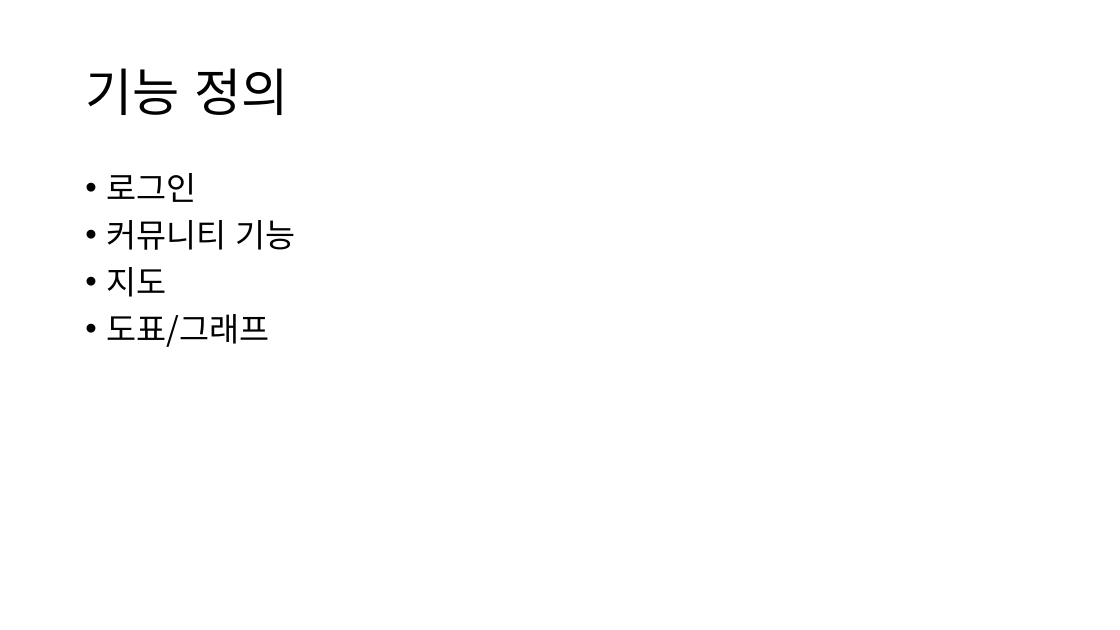
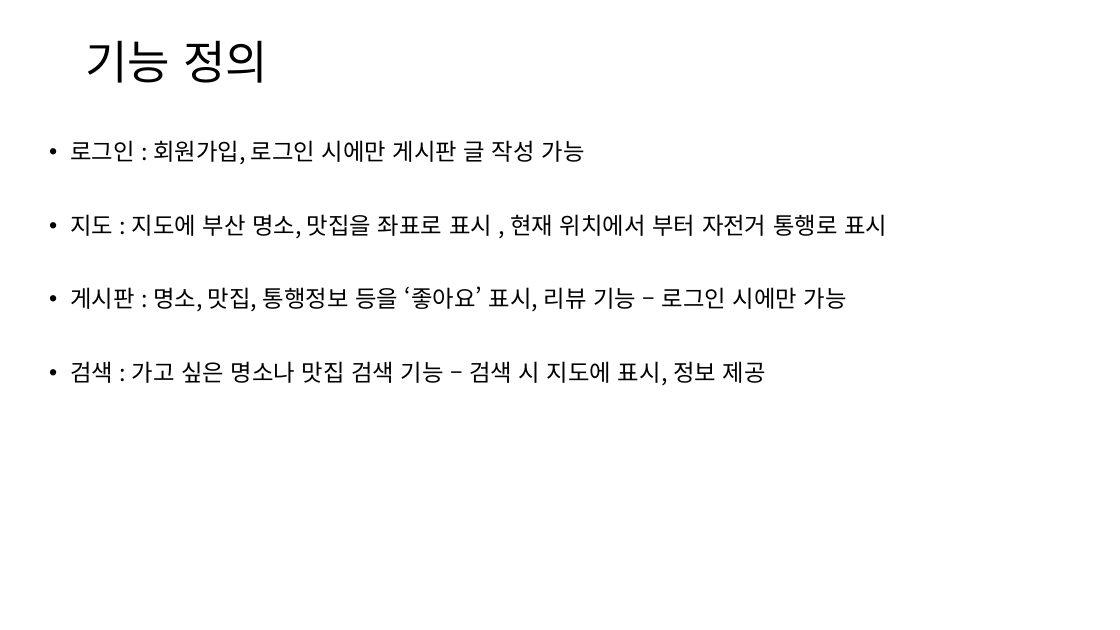
Before and after one commit to hahahahohohoho/mini_project, a slide deck: slide 3 of 빅데이터프로젝트계획서.pptx. Drawn at 1120x630 pixels with LibreOffice and Linux fonts; fonts in the diff are those of the drawing. Boxes give left, top, right and bottom in pixels: in the first picture for what was removed or moved away, otherwise in the second. Text is boxed around its words. In the diff, an @@ line names an element or a change of style, - is before the commit and + after.

```diff
--- a/빅데이터프로젝트계획서.pptx
+++ b/빅데이터프로젝트계획서.pptx
@@ title "기능 정의" at (x1=85, y1=40, x2=268, y2=83): size 44 to 39.6 pt @@
@@ text at (x1=70, y1=140, x2=887, y2=385): text changed; size 28 to 20 pt @@
-• 로그인
-• 커뮤니티 기능
-• 지도
-• 도표/그래프
+• 로그인 : 회원가입, 로그인 시에만 게시판 글 작성 가능
+• 지도 : 지도에 부산 명소, 맛집을 좌표로 표시 , 현재 위치에서 부터 자전거 통행로 표시
+• 게시판 : 명소, 맛집, 통행정보 등을 ‘좋아요’ 표시, 리뷰 기능 – 로그인 시에만 가능
+• 검색 : 가고 싶은 명소나 맛집 검색 기능 – 검색 시 지도에 표시, 정보 제공
```
Also in this commit, not shown: 16 other files.
